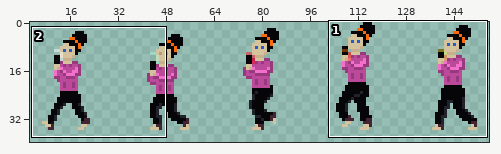
Sprite sheet: Assets/Sprite PNGs/Sprite Sheets/Girlfriend_Walking.png. The first picture is a wide view before the edit; the outline marks the close-up.
Close-up. Before:
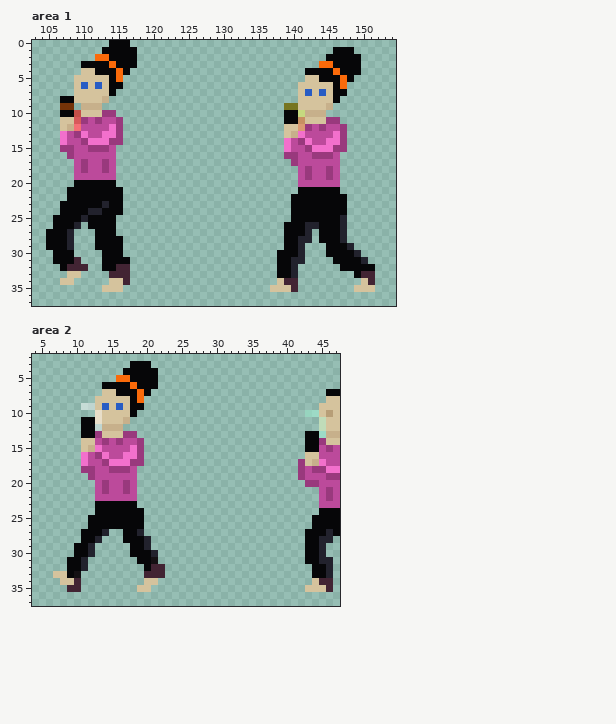
The file is 160x42 pixels. Shown: area 1: x 103..154, y 0..37; area 2: x 4..47, y 2..37. The wide view leaves out empty margins.
After the commit:
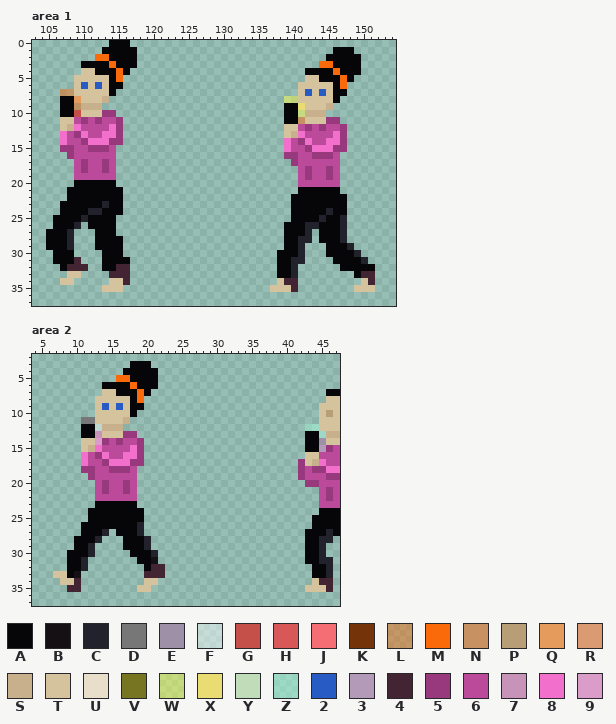
Palette (. is transparent): A #060608  B #141013  C #22222d  D #777778  E #9e91a7  F #ffffff74  G #c54f49  H #d8585a  J #f56e74  K #743308  L #fa6a0a74  M #fa6a0a  N #c79162  P #b79e77  Q #e59b5b  R #da9a72  S #c7b08b  T #d5c39d  U #e8dec9  V #777521  W #fffc4074  X #e8dc73  Y #c0dcb9  Z #a6fcdb74  2 #285cc4  3 #b29ab8  4 #422433  5 #99397d  6 #bc4a9b  7 #c793b8  8 #f270cc  9 #da9cc8
Difference:
--- area 1
@@ x 103..154 @@
  6 ......T2T2TAA.........................TTTTTAM.......
- 7 ......TTTTTA..........................T2T2TAA.......
- 8 ....AATTTTS...........................TTTTTA........
- 9 ....KK.SSS..........................VVTTTTS.........
+ 7 ....LLTTTTTA..........................T2T2TAA.......
+ 8 ....AAQTTTS.........................WWTTTTTA........
+ 9 ....AALSSS..........................AAXTTTS.........
 10 ....AAGTTT55........................AAWSSS..........
-11 ....TTH565665.......................AANTTT55........
-12 ....TSJ666685.......................TTR565665.......
+11 ....TT6565665.......................AANTTT55........
+12 ....TS8666685.......................TT6565665.......
 13 ....865866885.......................TS8666685.......
@@ x 142..147 @@
 23 AAAAAA
-24 AAAAAA
-25 AAAAAC
+24 AAACAA
+25 AACAAC
 26 CCAAAC
--- area 2
@@ x 4..47 @@
  8 .........TTTTTAM..........................TT
- 9 .......FFT2T2TAA.........................TTT
-10 .........UTTTTA........................ZZTPT
-11 .......AAUTTTS...........................YTT
-12 .......AAFSSS............................YTT
-13 .......AA5TTT55........................AAZSS
-14 .......TT6565665.......................AA5TT
-15 .......TS8666685.......................AA656
+ 9 .........T2T2TAA.........................TTT
+10 .........TTTTTA..........................TPT
+11 .......DDTTTTS...........................TTT
+12 .......AAFSSS..........................ZZTTT
+13 .......AA7TTT55........................AAZSS
+14 .......TT9565665.......................AAETT
+15 .......TS8666685.......................AA356
 16 .......865866885.......................TT666
@@ x 7..21 @@
 23 ......AAAAAA...
-24 ......AAAAAAA..
+24 .....AAAAAAAA..
 25 .....AAAAAAAA..
-26 .....AAAAAAAA..
-27 ....AAAC..AAC..
-28 ....AAC...AAAC.
-29 ...AAC.....AAC.
-30 ...AAC.....AAAC
+26 ....AAAAAAAAC..
+27 ....AAAC.AAAC..
+28 ...AAAC...AAAC.
+29 ...AAC....AAAC.
+30 ..AAAC.....AAAC
 31 ..AAC.......AAB
Where, in picture pixels (left, top, right, bottom), the same in both close-ups:
changed: (60, 89, 81, 131)
changed: (284, 96, 305, 131)
changed: (319, 208, 333, 222)
changed: (81, 403, 102, 445)
changed: (305, 410, 326, 452)
added: (67, 508, 95, 557)
changed: (116, 522, 144, 550)
